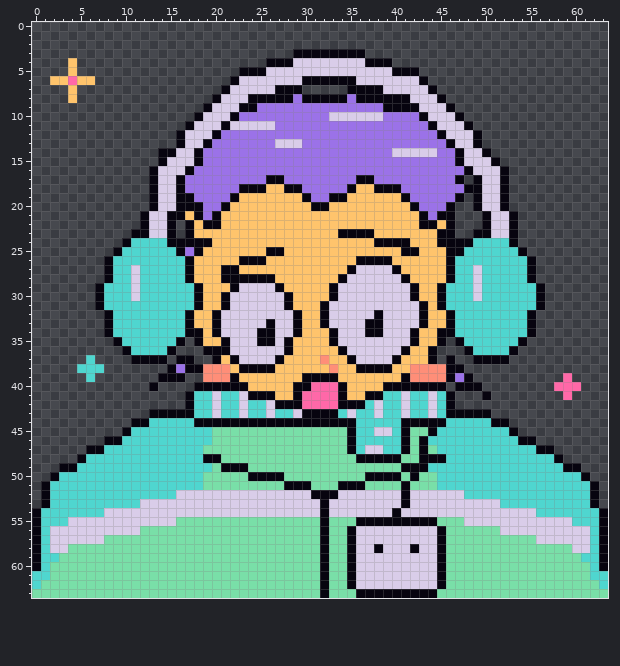
Pixel-art file -- art/cast/hypno/buddy-bust-v1.aseprite. Above: the version before the commit.
64x64 pixels, 1 frame.
New version:
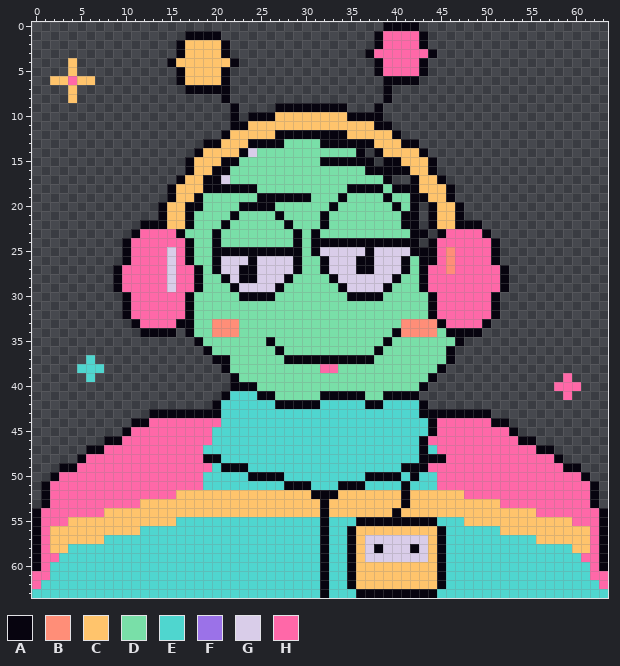
Palette (. is transparent): A #07040f  B #ff8e78  C #ffc46c  D #79dfa8  E #4fd6cf  F #9b72e8  G #d9cde9  H #ff68a8
From old to new:
layer "acc" removed
Changed rows in their new state; - is an unchanged pixel.
first column x 0:
 0 ---------------------------------------AAAA---------------------
 1 -----------------AAAA-----------------AHHHHA--------------------
 2 ----------------ACCCCA----------------AHHHHA--------------------
 3 ----------------ACCCCA-------........AHHHHHHA-------------------
 4 ---------------ACCCCCCA---............-HHHHA--------------------
 5 ----------------ACCCCA-...............AHHHHA--------------------
 6 ----------------ACCCCA.................AAAA.--------------------
 7 -----------------AAAA-........-----....A.....-------------------
 8 --------------------.A.................-......------------------
 9 -------------------...A....AAAAAAAA...A........-----------------
10 ------------------....-.AAACCCCCCCCAAAA.........----------------
11 -----------------.....AACCCCCCCCCCCCCCAA.........---------------
12 ----------------.....ACCCCCAAAAAAAACCCCCA.........--------------
13 ----------------...-ACCCAAAADDDDAAAAAACCCAA.......--------------
14 --------------....-CCCCAGDDDDDDDDDDDA.ACCCCA.......-------------
15 --------------...ACCCAADDDDDDDDDAAAAAA.AACCCA.......------------
16 -------------....-CCAADDDDDDDDDDDDDDDAAAAACCA........-----------
17 -------------...-CCAAGDDDDDDDDDDDDDDDDDA..ACCA..-....-----------
18 -------------..ACCCAAAA--DDDDDDDDDD-AA-D-AACCCA......-----------
19 -------------..ACCADDDDDDAAAAA-DDD-DDDDADDAACCA.-....-----------
20 -------------.ACC--DDDDAAAADDDDDDADDDDDDAD-.ACCA-....-----------
21 ------------..ACCADDDDADDDDADDDDADDDDDDDDAA.ACCA--....----------
22 -------------AACC-DDDADDDDDDADDDADDDDDDDDAA.--CAAA....----------
23 ------------HHHHADDDADDDDDDDDADADDDDDDDDDDAA.-HHHH-...----------
24 -----------HHHHHH-DDADDDDDDDDADAAAAAAA----A.AHHHHHHA..----------
25 ---------.AHHHHGHADDAAAAAA--AADAGGGGGAGGGG-AAHBHHHHA...---------
26 --------..AHHHHGH-DDAGGG-GGGGADDAGGG--GGGADAAHBHHHHA....--------
27 --------.AHHHHHGHHADAGGAAGGGGADDAGGGAA--GADAHHBHHHHHA...--------
28 --------.AHHHHHGHHADD-G--GGGADDDDAG-----ADDAHHHHHHHHA...--------
29 -------..AHHHHHGHH-DDD------DDDDDDA----ADDDAHHHHHHHHA....-------
30 -------...AHHHHHHADDDDDAAAADDDDDDDDAAAADDDDDAHHHHHHA.....-------
31 -------...AHHHHHHADDDDDDDDDDDDDDDDDDDDDDDDDDAHHHHHHA.....-------
32 --------..AHHHHHH-DDDDDDDDDDDDDDDDDDDDDDDDDDAHHHHHHA....--------
33 --------...AHHHHA-DDBBBDDDDDDDDDDDDDDDDDDBBBBAHHHHA.....--------
34 --------....AAAA.-DDBBBDDDDDDDDDDDDDDDDDABBBBD-AAA......--------
35 ---------........--DDDDDDD-DDDDDDDDDDDDADDDDDDD-.......---------
36 ----------......----DDDDDDDADDDDDDDDDDADDDDDDDA-......----------
37 -----------....-..---ADDDDDDAAAAAAA-AADDDDDDDD---....-----------
38 ---------------......ADDDDDDDDDDHHDDDDDDDDDDDA..----------------
39 --------------...--...-DDDDDDDDDDDDDDDDDDDDDA....---------------
40 -------------.----....--ADDDDDDDDDDDDDDDDDD-..-...--------------
41 -----------------....A-EE--DDDDDAA-AADDAAAA....---.-------------
42 -----------------...A--E--E---AAEEEEEAA--E-A...-----------------
43 ------------------AAA--E--E--EEEEE-E--E--E-AAA------------------
44 -------------HHHHHHHHEEEEEEEEEEEEEEE-----EEE-HHHHHH-------------
45 -----------HHHHHHHHHEEEEEEEEEEEEEEEE--EE-EEE-HHHHHHHH-----------
46 ----------HHHHHHHHHHEEEEEEEEEEEEEEEE-----EE-HHHHHHHHHH----------
47 --------HHHHHHHHHHHEEEEEEEEEEEEEEEEE-EE--EE-EHHHHHHHHHHH--------
48 ------HHHHHHHHHHHHH--EEEEEEEEEEEEEEEEEEEEEE---HHHHHHHHHHHH------
49 -----HHHHHHHHHHHHHHHE---EEEEEEEEEEEEEEEEE---HHHHHHHHHHHHHHH-----
50 ---HHHHHHHHHHHHHHHHEEEEE----EEEEEEEEE----E-EEHHHHHHHHHHHHHHHH---
51 --HHHHHHHHHHHHHHHHHEEEEEEEEE---EEE---EEEE-EEEHHHHHHHHHHHHHHHHH--
52 --HHHHHHHHHHHHHHCCCCCCCCCCCCCCC---CCCCCCC-CCCCCCHHHHHHHHHHHHHH--
53 --HHHHHHHHHHCCCCCCCCCCCCCCCCCCCC-CCCCCCCC-CCCCCCCCCCHHHHHHHHHH--
54 -HHHHHHHCCCCCCCCCCCCCCCCCCCCCCCC-CCCCCCC-CCCCCCCCCCCCCCCHHHHHHH-
55 -HHHCCCCCCCCCCCCEEEEEEEEEEEEEEEE-EEE---------EEECCCCCCCCCCCCHHH-
56 -HCCCCCCCCCCEEEEEEEEEEEEEEEEEEEE-EE-CCCCCCCCC-EEEEEECCCCCCCCCCH-
57 -HCCCCCCEEEEEEEEEEEEEEEEEEEEEEEE-EE-C-------C-EEEEEEEEEECCCCCCH-
58 -HCCEEEEEEEEEEEEEEEEEEEEEEEEEEEE-EE-C-------C-EEEEEEEEEEEEEECCH-
59 -HHEEEEEEEEEEEEEEEEEEEEEEEEEEEEE-EE-C-------C-EEEEEEEEEEEEEEEHH-
60 -HEEEEEEEEEEEEEEEEEEEEEEEEEEEEEE-EE-CCCCCCCCC-EEEEEEEEEEEEEEEEH-
61 HHEEEEEEEEEEEEEEEEEEEEEEEEEEEEEE-EE-CCCCCCCCC-EEEEEEEEEEEEEEEEHH
62 HEEEEEEEEEEEEEEEEEEEEEEEEEEEEEEE-EE-CCCCCCCCC-EEEEEEEEEEEEEEEEEH
63 EEEEEEEEEEEEEEEEEEEEEEEEEEEEEEEE-EEE---------EEEEEEEEEEEEEEEEEEE
Boxes around the changes in both pictures, in picture pixels (x1, y1, x2, y2):
changed: (32, 22, 608, 598)
